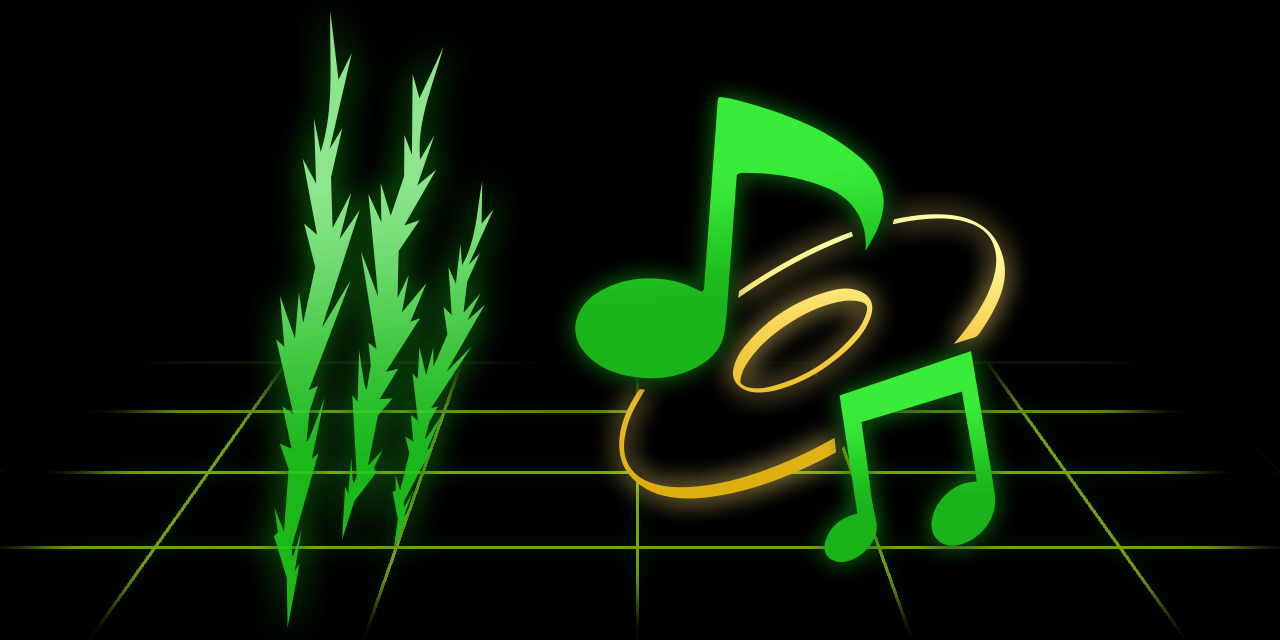
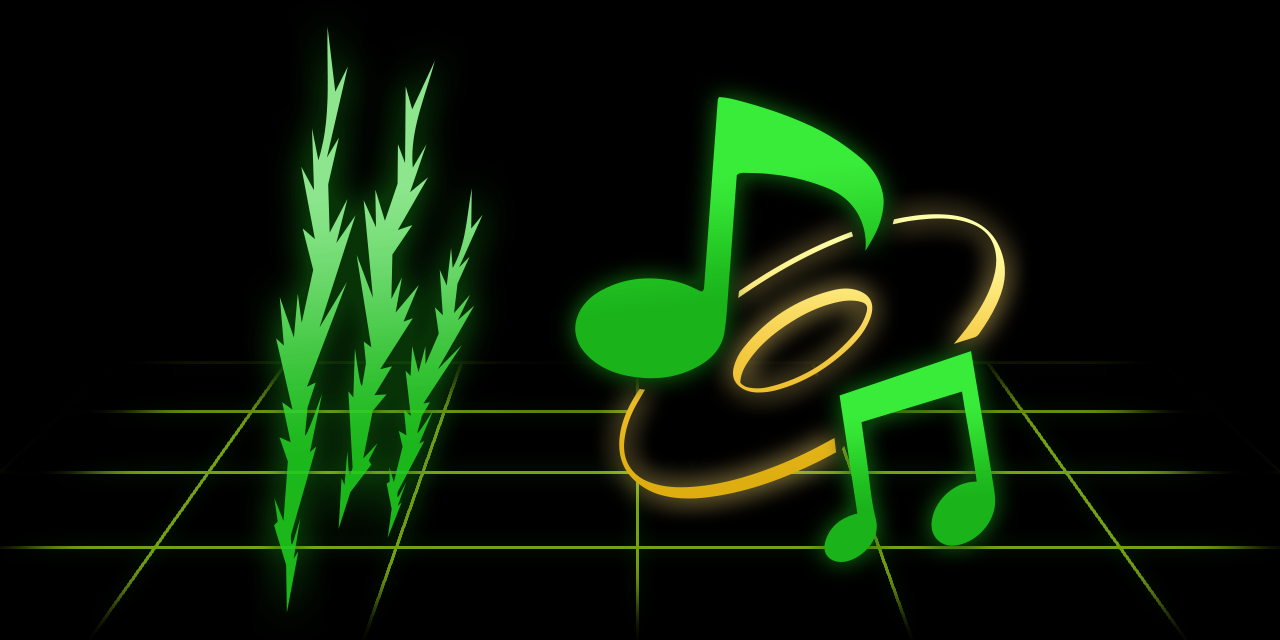
Layer changes from the first 1280x640 image to the second:
painted on "Claws" over [274,12,494,628]
